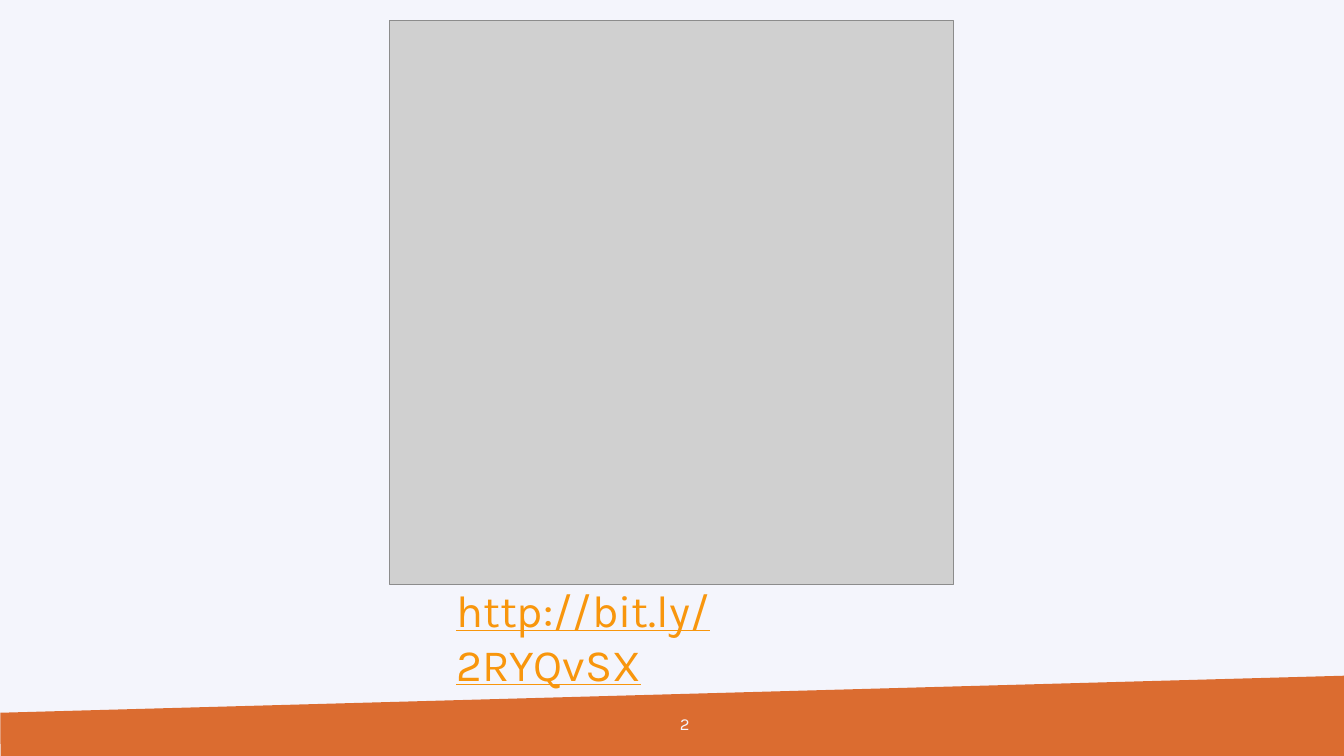
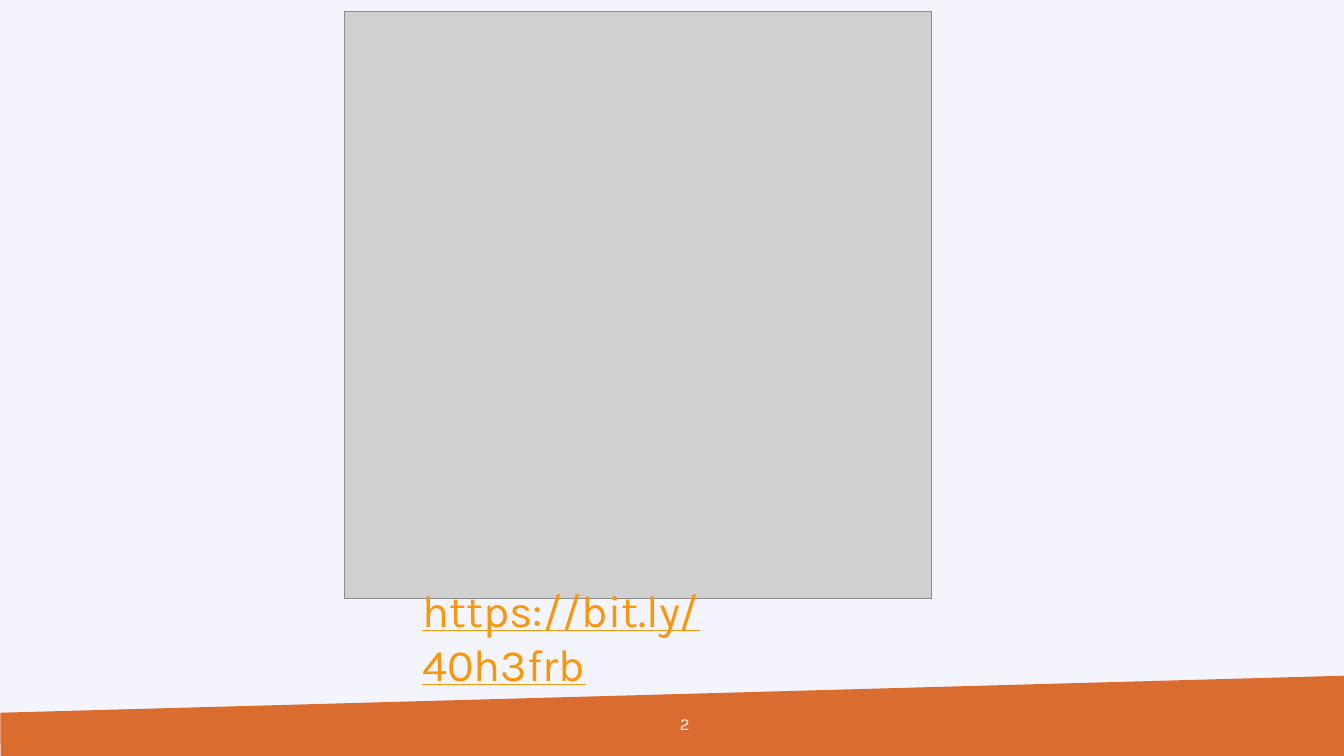
Before and after one commit to gjbex/Machine-learning-with-Python, a slide deck: slide 2 of python_for_machine_learning.pptx. Drawn at 1344x756 pixels with LibreOffice and Linux fonts; fonts in the diff are those of the drawing; grey boxes stand for pictures; background and template pictures are left out. Boxes give left, top, right and bottom in pixels: in the first picture for what was removed or moved away, otherwise in the second. Text is boxed around its words. In the diff, an @@ line names an element or a change of style, - is before the commit and + after.

```diff
--- a/python_for_machine_learning.pptx
+++ b/python_for_machine_learning.pptx
@@ picture: place and size @@
-picture at box(390, 21, 955, 586)
+picture at box(345, 11, 932, 598)
@@ text at box(422, 587, 699, 685): text changed @@
-http://bit.ly/2RYQvSX
+https://bit.ly/40h3frb
```
Also in this commit, not shown: 2 other slides changed.
